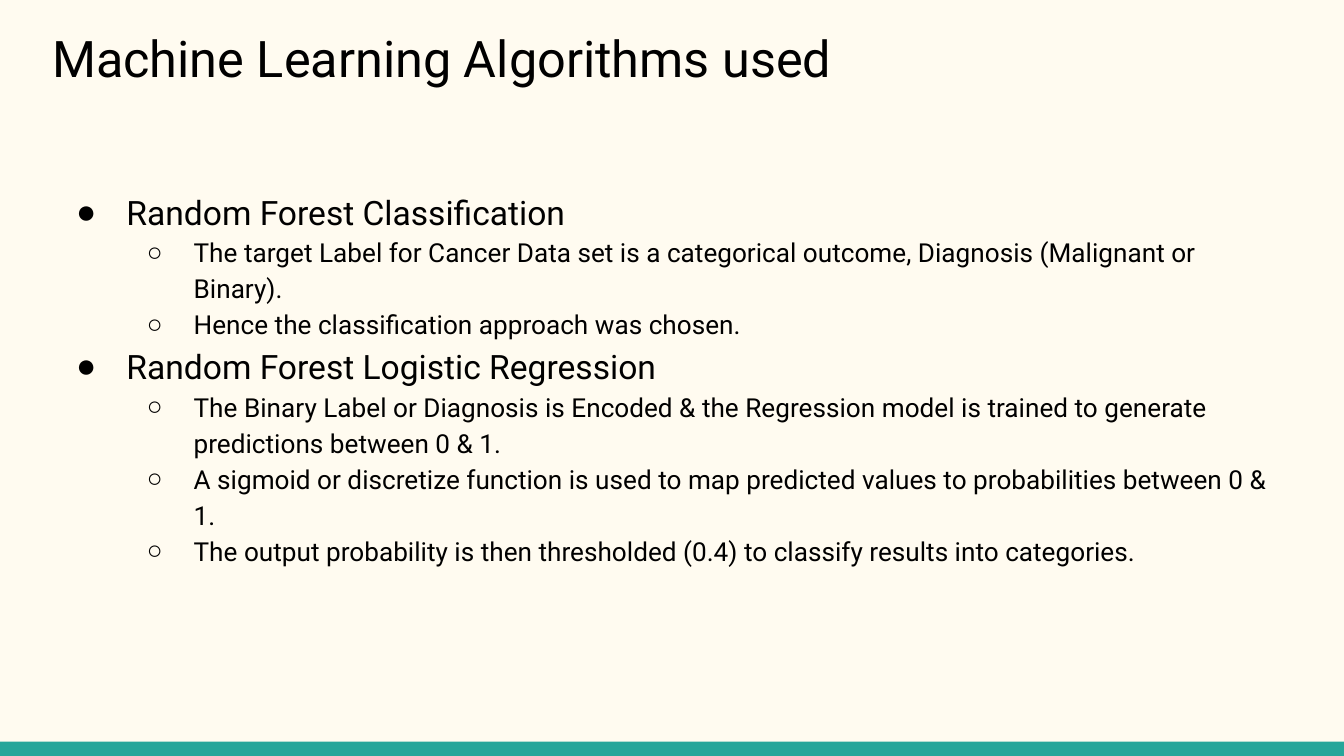
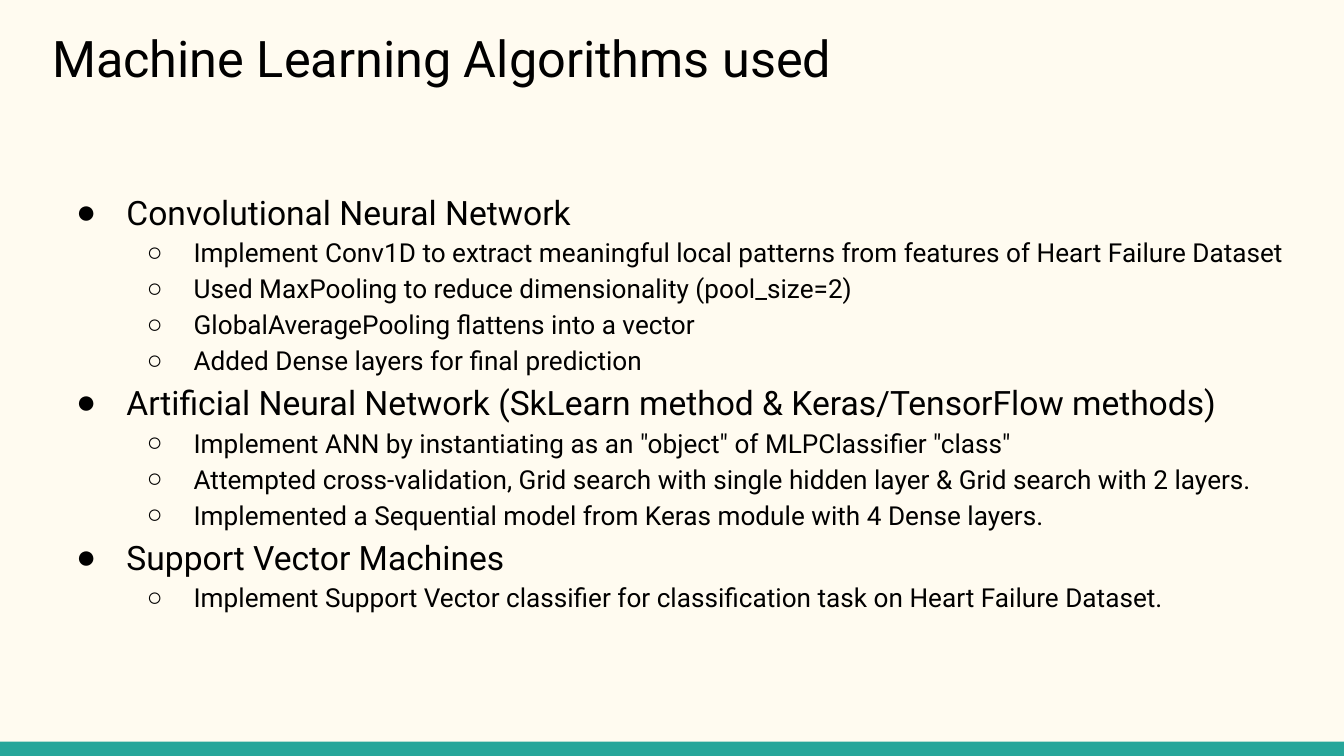
Before and after one commit to steventhestudent/CS4662_Project, a slide deck: slide 6 of Reports/CS 4662 Heart Failure Presentation.pptx. Drawn at 1344x756 pixels with LibreOffice and Linux fonts; fonts in the diff are those of the drawing. Boxes give left, top, right and bottom in pixels: in the first picture for what was removed or moved away, otherwise in the second. Text is boxed around its words. In the diff, an @@ line names an element or a change of style, - is before the commit and + after.

```diff
--- a/Reports/CS 4662 Heart Failure Presentation.pptx
+++ b/Reports/CS 4662 Heart Failure Presentation.pptx
@@ text at (126, 199, 1282, 613): text changed @@
-● Random Forest Classification
-  ○ The target Label for Cancer Data set is a categorical outcome, Diagnosis (Malignant or Binary).
-  ○ Hence the classification approach was chosen.
-● Random Forest Logistic Regression
-  ○ The Binary Label or Diagnosis is Encoded & the Regression model is trained to generate predictions between 0 & 1.
-  ○ A sigmoid or discretize function is used to map predicted values to probabilities between 0 & 1.
-  ○ The output probability is then thresholded (0.4) to classify results into categories.
+● Convolutional Neural Network
+  ○ Implement Conv1D to extract meaningful local patterns from features of Heart Failure Dataset
+  ○ Used MaxPooling to reduce dimensionality (pool_size=2)
+  ○ GlobalAveragePooling flattens into a vector
+  ○ Added Dense layers for final prediction
+● Artificial Neural Network (SkLearn method & Keras/TensorFlow methods)
+  ○ Implement ANN by instantiating as an "object" of MLPClassifier "class"
+  ○ Attempted cross-validation, Grid search with single hidden layer & Grid search with 2 layers.
+  ○ Implemented a Sequential model from Keras module with 4 Dense layers.
+● Support Vector Machines
+  ○ Implement Support Vector classifier for classification task on Heart Failure Dataset.
```
Also in this commit, not shown: 1 other slide changed, 5 slides added, 4 slides removed, 4 other files.
